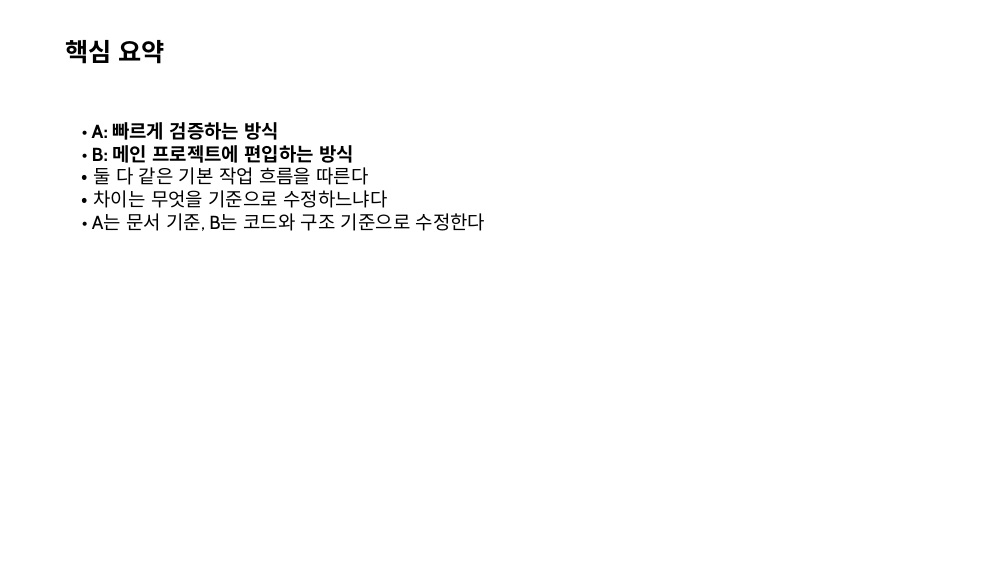
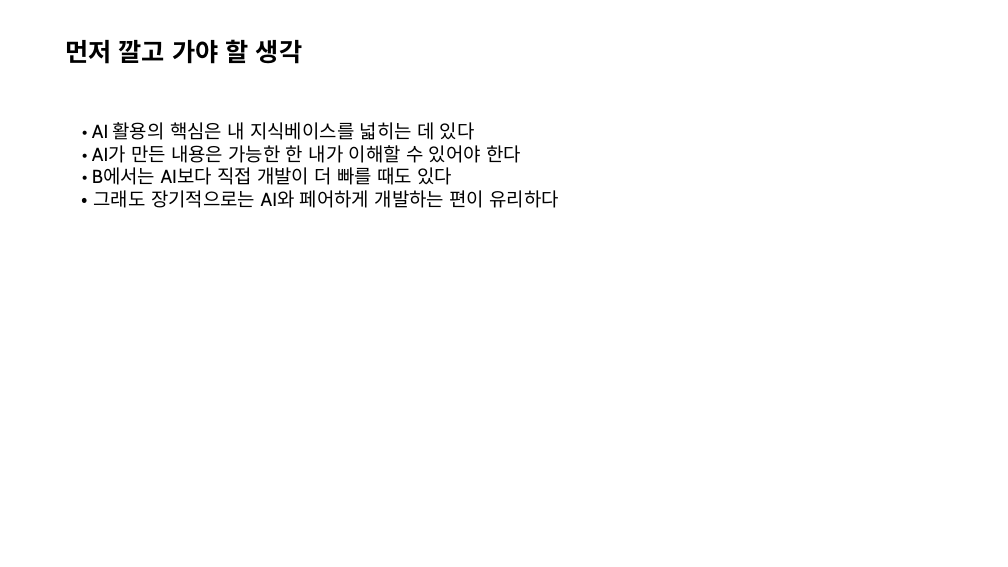
Before and after one commit to naming-sense/wildpaw-arena, a slide deck: slide 2 of docs/ai-game-dev-guidelines-team-one-page.pptx. Drawn at 1008x567 pixels with LibreOffice and Linux fonts; fonts in the diff are those of the drawing. Boxes give left, top, right and bottom in pixels: in the first picture for what was removed or moved away, otherwise in the second. Text is boxed around its words. In the diff, an @@ line names an element or a change of style, - is before the commit and + after.

```diff
--- a/docs/ai-game-dev-guidelines-team-one-page.pptx
+++ b/docs/ai-game-dev-guidelines-team-one-page.pptx
@@ text at bbox=[65, 39, 302, 64]: text changed @@
-핵심 요약
+먼저 깔고 가야 할 생각
@@ text at bbox=[92, 122, 560, 208]: text changed @@
-• A: 빠르게 검증하는 방식
-• B: 메인 프로젝트에 편입하는 방식
-• 둘 다 같은 기본 작업 흐름을 따른다
-• 차이는 무엇을 기준으로 수정하느냐다
-• A는 문서 기준, B는 코드와 구조 기준으로 수정한다
+• AI 활용의 핵심은 내 지식베이스를 넓히는 데 있다
+• AI가 만든 내용은 가능한 한 내가 이해할 수 있어야 한다
+• B에서는 AI보다 직접 개발이 더 빠를 때도 있다
+• 그래도 장기적으로는 AI와 페어하게 개발하는 편이 유리하다
```
Also in this commit, not shown: 2 other slides changed, 4 other files.
